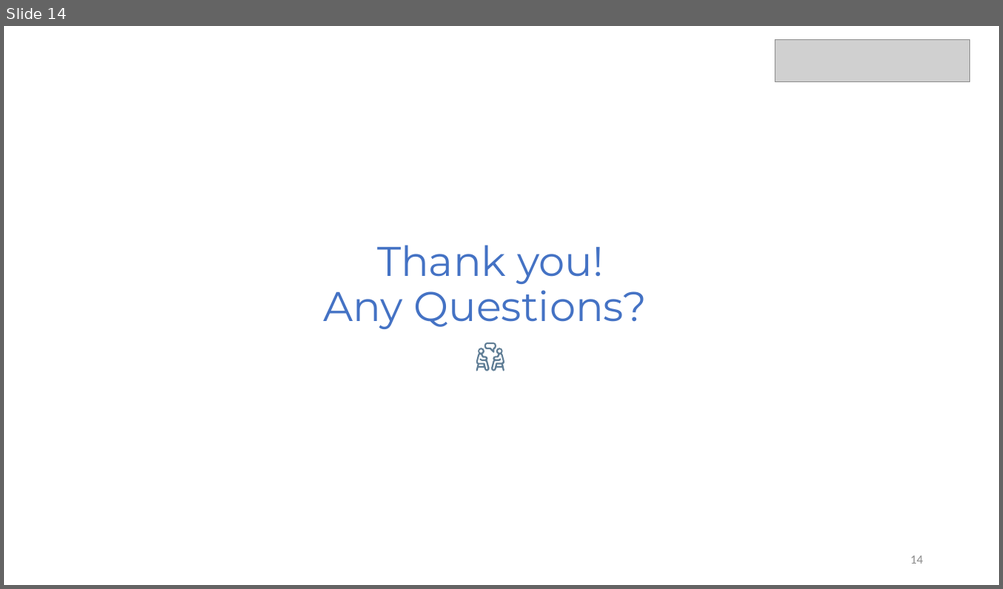
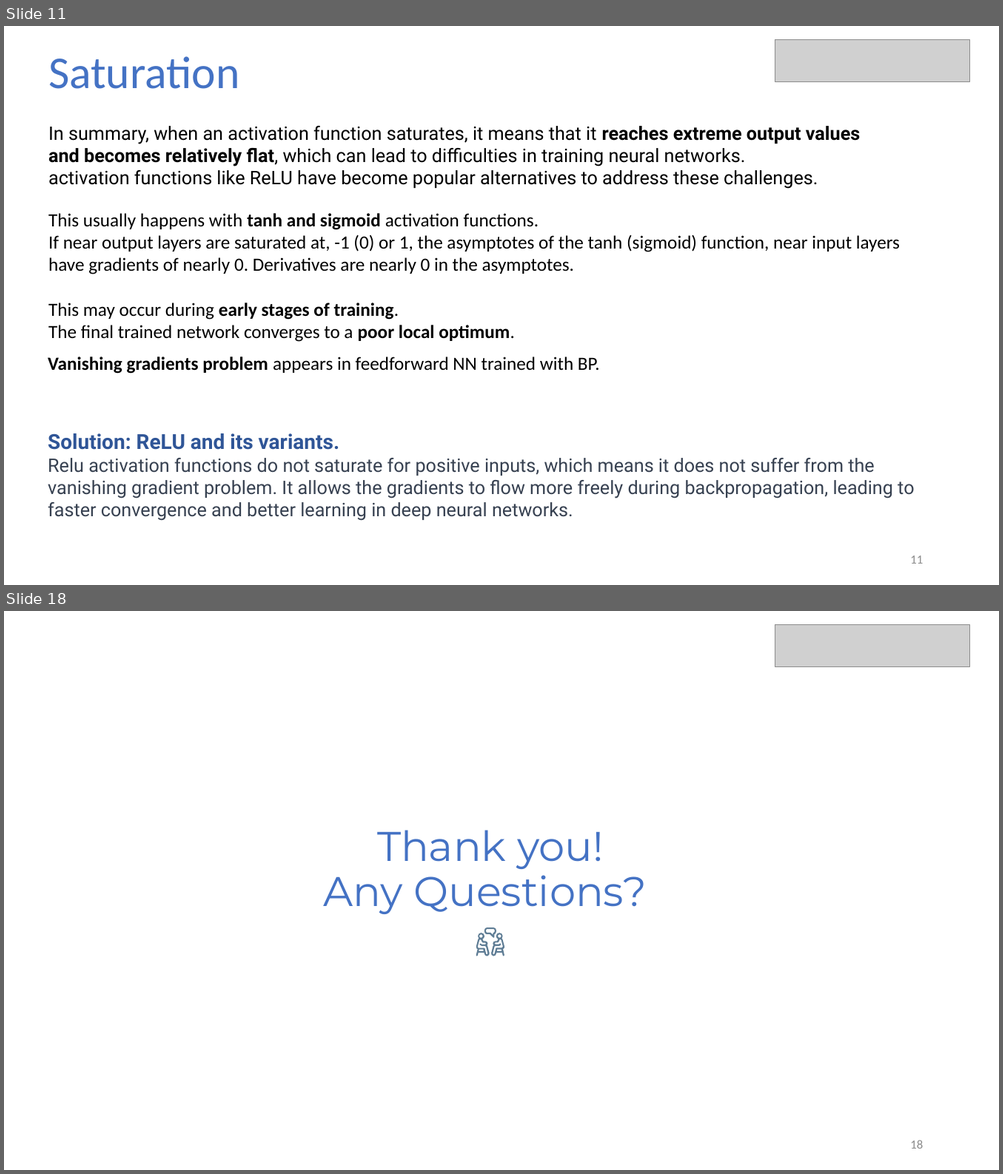
Before and after one commit to aserena7/Artificial-Neural-Networks---Parthenope-Univeristy-, a slide deck: ANN_Parthenope_19052023.pptx. Shown one above the other, each under a label of ours: slide 14 before the commit, slides 11 and 18 after it; the slides between them are not shown. The pictures are 1003x589 and 1003x1174 pixels, drawn with LibreOffice and Linux fonts; fonts in the diff are those of the drawing; grey boxes stand for pictures. Boxes give left, top, right and bottom in pixels: in the first picture for what was removed or moved away, otherwise in the second. Text is boxed around its words. In the diff, an @@ line names an element or a change of style, - is before the commit and + after.

```diff
--- a/ANN_Parthenope_19052023.pptx
+++ b/ANN_Parthenope_19052023.pptx
@@ slide 11 added at bbox=[4, 26, 999, 585], background #FFFFFF @@
@@ picture added at bbox=[776, 39, 970, 82] @@
@@ text added at bbox=[48, 56, 239, 89], 44 pt, text #4472C4 @@
+Saturation
@@ text added at bbox=[48, 126, 859, 189], 18 pt, text #000000 @@
+In summary, when an activation function saturates, it means that it reaches extreme output values and becomes relatively flat, which can lead to difficulties in training neural networks.
+activation functions like ReLU have become popular alternatives to address these challenges.
@@ text added at bbox=[48, 213, 899, 342], 18 pt, text #000000 @@
+This usually happens with tanh and sigmoid activation functions.
+If near output layers are saturated at, -1 (0) or 1, the asymptotes of the tanh (sigmoid) function, near input layers have gradients of nearly 0. Derivatives are nearly 0 in the asymptotes.
+This may occur during early stages of training.
+The final trained network converges to a poor local optimum.
@@ text added at bbox=[48, 357, 600, 374], 18 pt, text #000000 @@
+Vanishing gradients problem appears in feedforward NN trained with BP.
@@ text added at bbox=[48, 434, 913, 521], 18 pt, text #374151 @@
+Solution: ReLU and its variants.
+Relu activation functions do not saturate for positive inputs, which means it does not suffer from the vanishing gradient problem. It allows the gradients to flow more freely during backpropagation, leading to faster convergence and better learning in deep neural networks.
@@ page number added at bbox=[910, 556, 922, 564], 12 pt, text #8C8C8C @@
+11
@@ what was slide 14 is now slide 18 @@
@@ page number at bbox=[910, 1140, 922, 1149]: text changed @@
-14
+18
```
Also in this commit, not shown: 7 slides changed, 4 other slides added, 1 slide removed.
